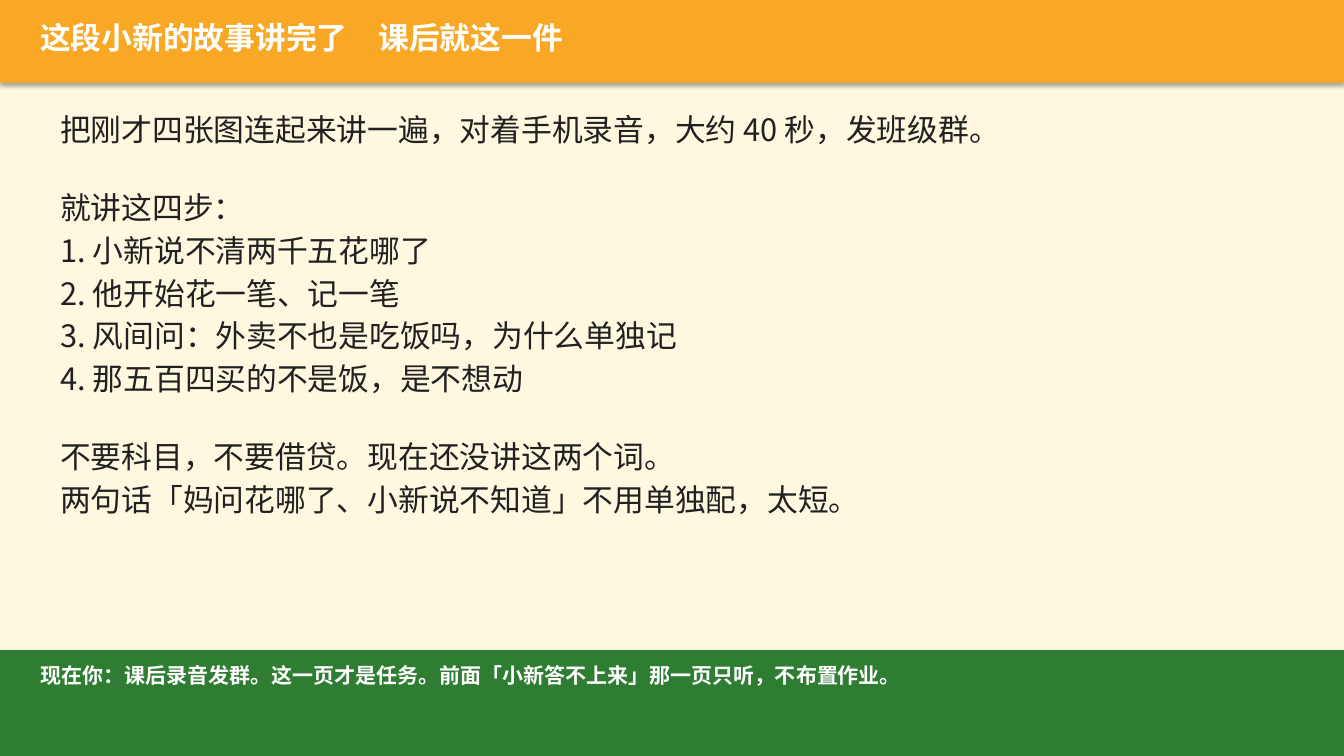
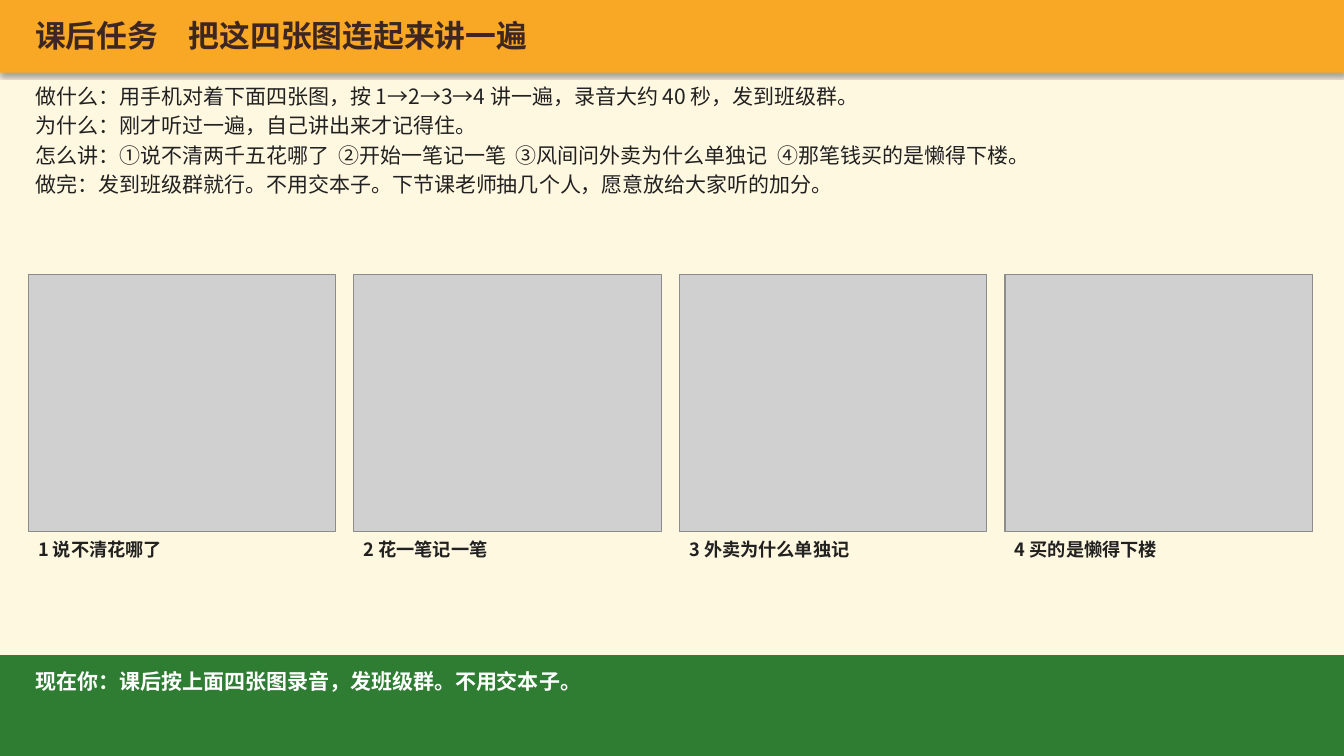
Before and after one commit to xuehui003-1/jichukuaiji, a slide deck: slide 15 of 01_项目一_认识会计工作与企业经济业务/01-00_项目一_上课投影_v1.1_20260821.pptx. Drawn at 1344x756 pixels with LibreOffice and Linux fonts; fonts in the diff are those of the drawing; grey boxes stand for pictures. Boxes give left, top, right and bottom in pixels: in the first picture for what was removed or moved away, otherwise in the second. Text is boxed around its words. In the diff, an @@ line names an element or a change of style, - is before the commit and + after.

Commit message:
改正十二块图的算式，课后任务页放上四张图，并标出活动日在哪一页
13×30不等于540。任务只写学生做什么、为什么、怎么做、做完怎么办。下课前看最后一页。

```diff
--- a/01_项目一_认识会计工作与企业经济业务/01-00_项目一_上课投影_v1.1_20260821.pptx
+++ b/01_项目一_认识会计工作与企业经济业务/01-00_项目一_上课投影_v1.1_20260821.pptx
@@ rectangle: place and size @@
-rectangle at (0, 0, 1344, 83)
+rectangle at (0, 0, 1344, 73)
@@ text at (35, 21, 527, 50): text changed; text colour #FFFFFF to #3E2723 @@
-这段小新的故事讲完了 课后就这一件
+课后任务 把这四张图连起来讲一遍
@@ text at (35, 86, 1029, 194): text changed; size 22 to 15 pt @@
-把刚才四张图连起来讲一遍，对着手机录音，大约 40 秒，发班级群。
-就讲这四步：
-1. 小新说不清两千五花哪了
-2. 他开始花一笔、记一笔
-3. 风间问：外卖不也是吃饭吗，为什么单独记
-4. 那五百四买的不是饭，是不想动
-不要科目，不要借贷。现在还没讲这两个词。
-两句话「妈问花哪了、小新说不知道」不用单独配，太短。
+做什么：用手机对着下面四张图，按 1→2→3→4 讲一遍，录音大约 40 秒，发到班级群。
+为什么：刚才听过一遍，自己讲出来才记得住。
+怎么讲：①说不清两千五花哪了 ②开始一笔记一笔 ③风间问外卖为什么单独记 ④那笔钱买的是懒得下楼。
+做完：发到班级群就行。不用交本子。下节课老师抽几个人，愿意放给大家听的加分。
@@ picture added at (28, 274, 336, 531) @@
@@ picture added at (354, 274, 661, 531) @@
@@ picture added at (680, 274, 987, 531) @@
@@ picture added at (1005, 274, 1313, 531) @@
@@ text added at (38, 540, 162, 558), 13 pt, text #212121, bold @@
+1 说不清花哪了
@@ text added at (364, 540, 488, 558), 13 pt, text #212121, bold @@
+2 花一笔记一笔
@@ text added at (689, 540, 849, 558), 13 pt, text #212121, bold @@
+3 外卖为什么单独记
@@ text added at (1015, 540, 1157, 558), 13 pt, text #212121, bold @@
+4 买的是懒得下楼
@@ rectangle: place and size @@
-rectangle at (0, 650, 1344, 756)
+rectangle at (0, 655, 1344, 756)
@@ text at (35, 671, 581, 692): text changed @@
-现在你：课后录音发群。这一页才是任务。前面「小新答不上来」那一页只听，不布置作业。
+现在你：课后按上面四张图录音，发班级群。不用交本子。
```
Also in this commit, not shown: 1 other slide changed, 1 slide added, 1 other file.
